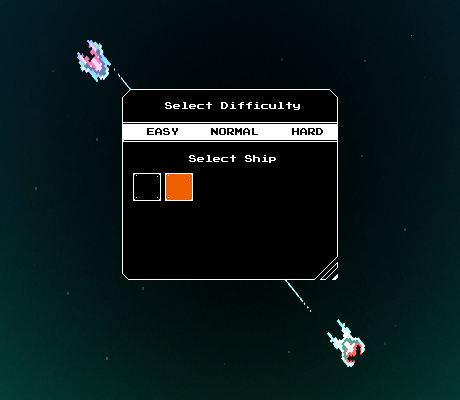
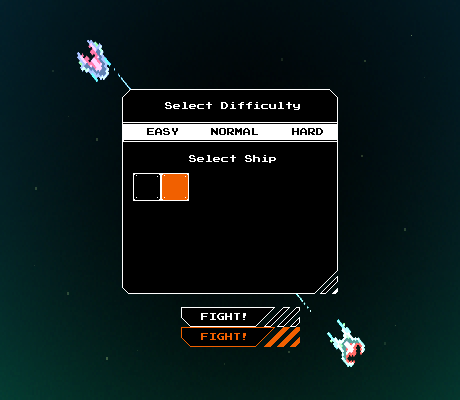
Layers edited between the first and the second 460px x 400px image:
removed layer "Button copy" over 165, 173, 193, 201
added layer "Layer 6" above "Group 1" over 181, 307, 300, 347
moved "Button" into group "Group 1", painted on it over 161, 173, 189, 201
painted on "Select Difficulty" over 122, 173, 338, 294
removed layer "HIGH SCORE copy" from group "Group 1" over 122, 173, 338, 280
